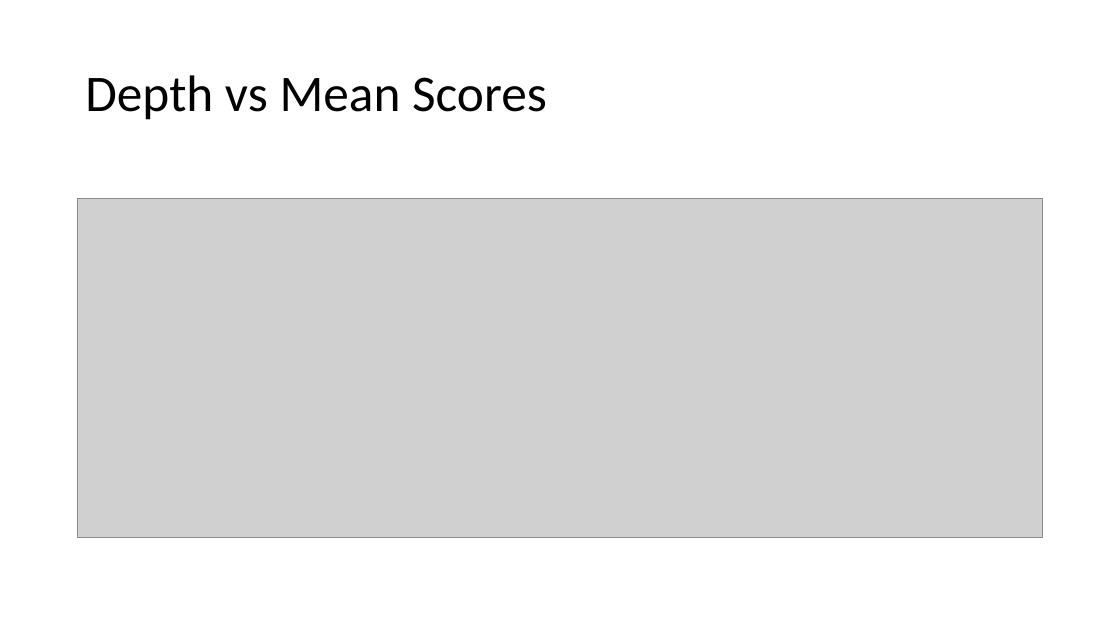
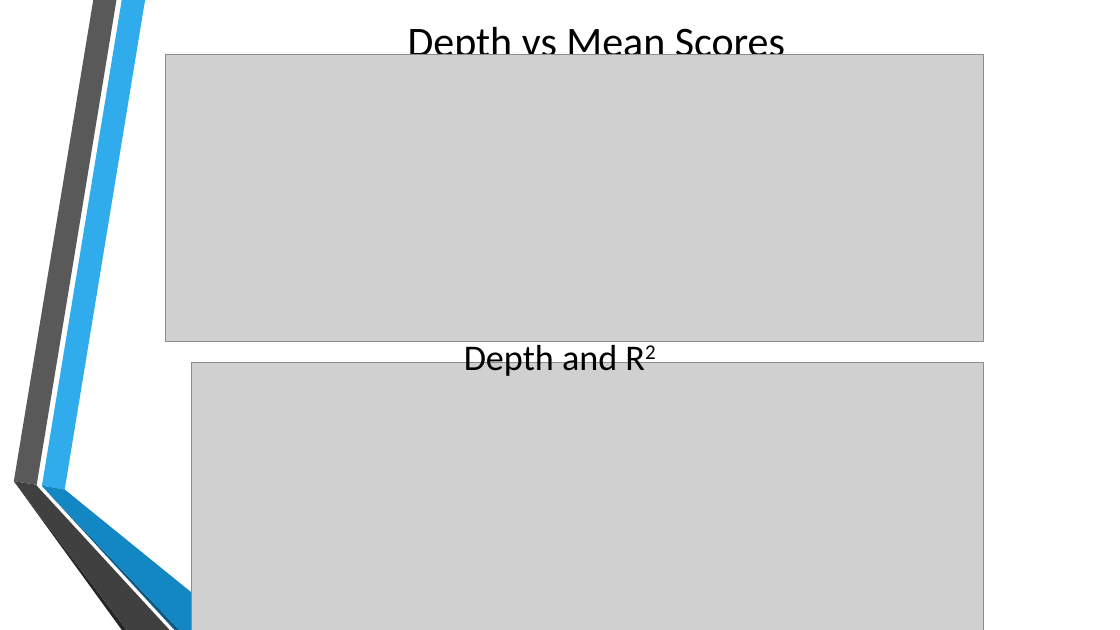
Before and after one commit to TheDataMavericks/DK, a slide deck: slide 12 of img/Cars Machine Learning Journey.pptx (slide 9 before the commit). Drawn at 1120x630 pixels with LibreOffice and Linux fonts; fonts in the diff are those of the drawing; grey boxes stand for pictures; background and template pictures are left out. Boxes give left, top, right and bottom in pixels: in the first picture for what was removed or moved away, otherwise in the second. Text is boxed around its words. In the diff, an @@ line names an element or a change of style, - is before the commit and + after.

Commit message:
adding updated presentation

```diff
--- a/img/Cars Machine Learning Journey.pptx
+++ b/img/Cars Machine Learning Journey.pptx
@@ title "Depth vs Mean Scores": place and size @@
-title "Depth vs Mean Scores" at bbox=[85, 75, 547, 120]
+title "Depth vs Mean Scores" at bbox=[408, 27, 785, 67]
@@ title "Depth vs Mean Scores" at bbox=[408, 27, 785, 67]: size 44 to 36 pt; alignment left to centre; line spacing 0.9 to 1 @@
@@ picture: place and size @@
-picture at bbox=[77, 198, 1044, 537]
+picture at bbox=[166, 55, 984, 342]
@@ text added at bbox=[464, 341, 617, 376], 31 pt, text #000000 @@
+Depth and R2
@@ picture added at bbox=[192, 362, 984, 630] @@
@@ group added at bbox=[13, 0, 238, 630]: 6 freeform shapes @@
```
Also in this commit, not shown: 13 other slides changed, 9 slides added, 4 slides removed, 2 other files.
